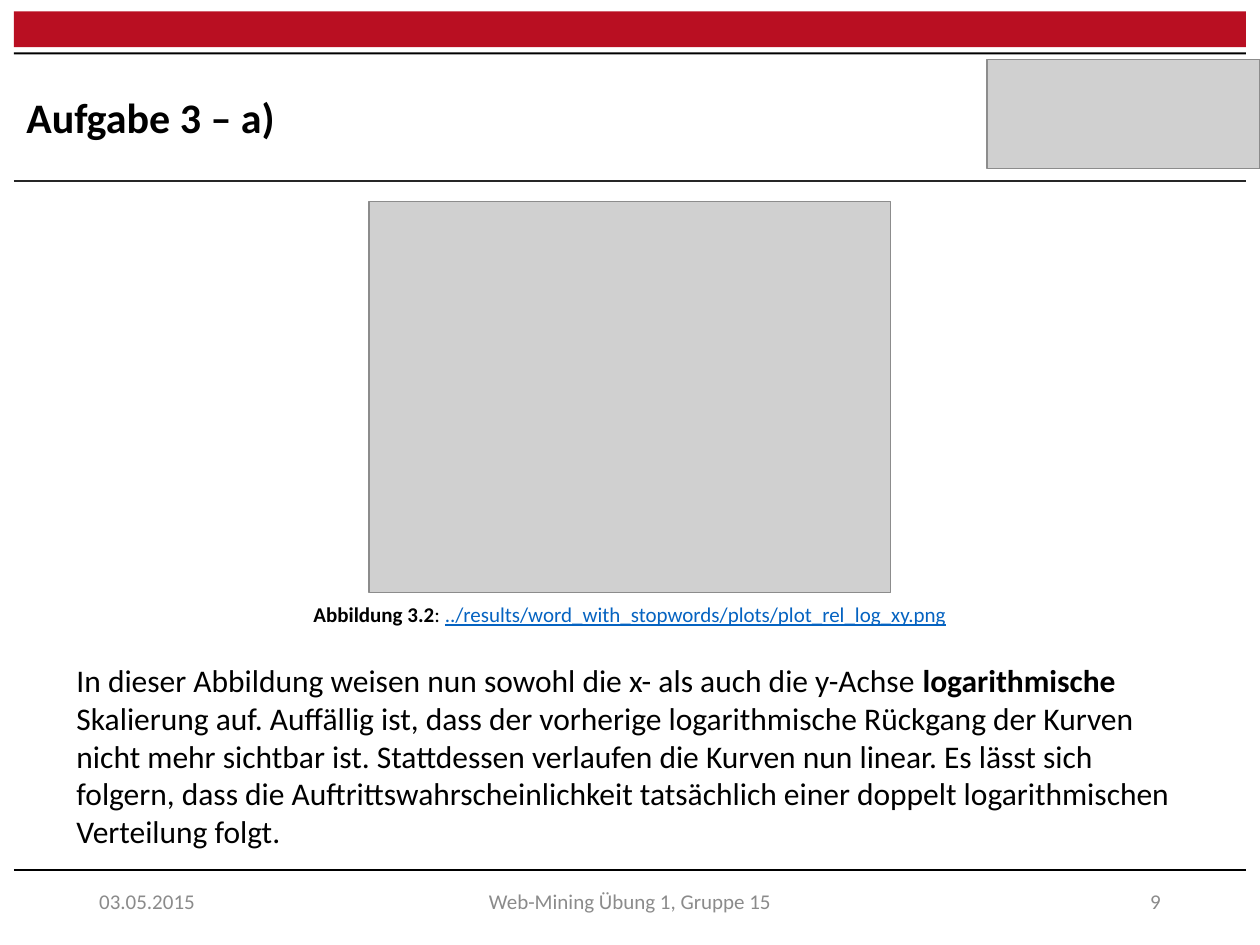
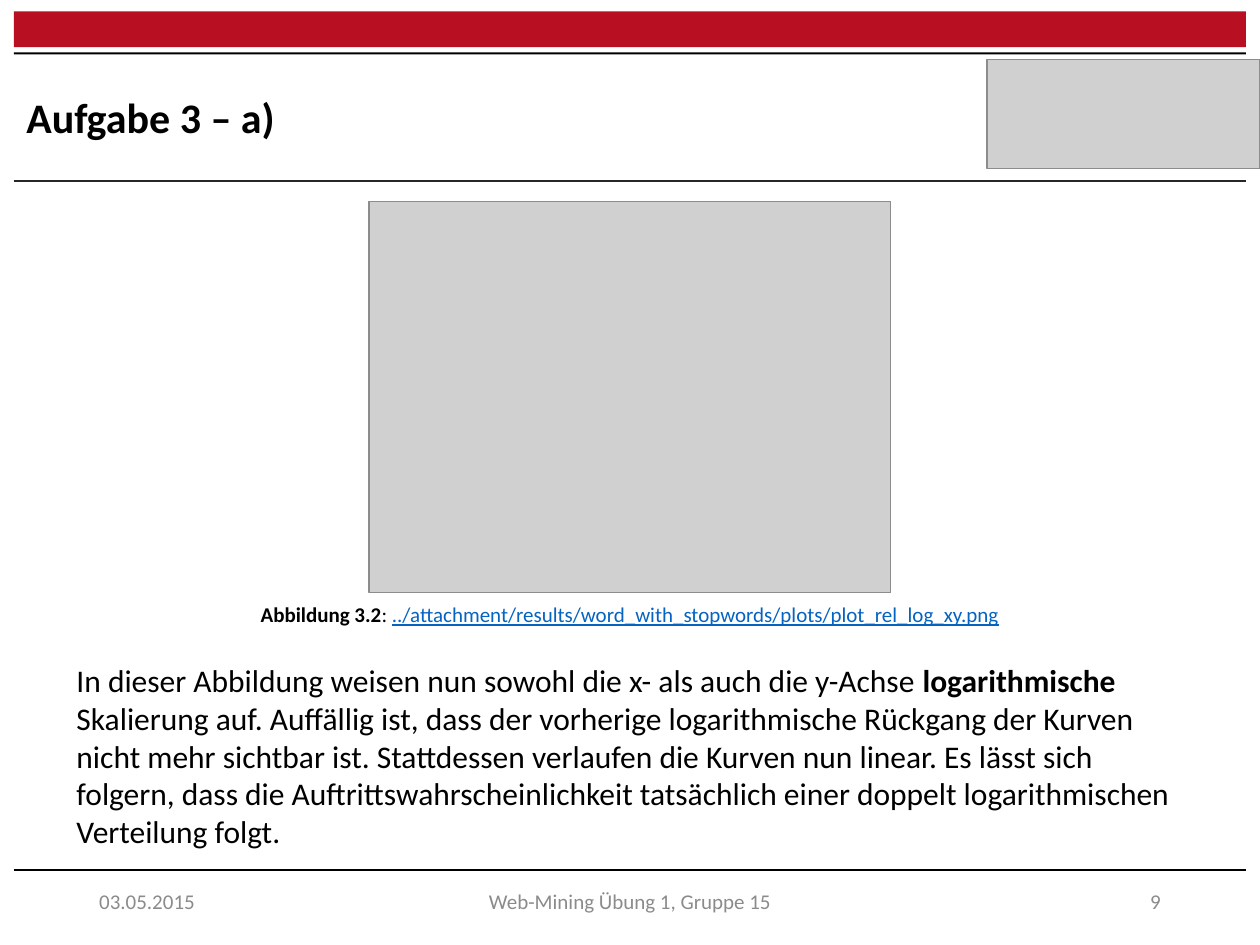
Before and after one commit to raQai/web-mining, a slide deck: slide 10 of ex1/ex1_results.pptx. Drawn at 1260x945 pixels with LibreOffice and Linux fonts; fonts in the diff are those of the drawing; grey boxes stand for pictures. Boxes give left, top, right and bottom in pixels: in the first picture for what was removed or moved away, otherwise in the second. Text is boxed around its words. In the diff, an @@ line names an element or a change of style, - is before the commit and + after.

```diff
--- a/ex1/ex1_results.pptx
+++ b/ex1/ex1_results.pptx
@@ text at bbox=[261, 607, 998, 626]: text changed @@
-Abbildung 3.2: ../results/word_with_stopwords/plots/plot_rel_log_xy.png
+Abbildung 3.2: ../attachment/results/word_with_stopwords/plots/plot_rel_log_xy.png
```
Also in this commit, not shown: 10 other slides changed, 1 other file.
